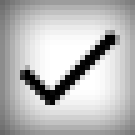
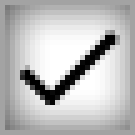
Revision of a layered 135 × 135 image; what changed, layer by layer:
pixels changed over (0, 0, 135, 135) (layer not identified)
